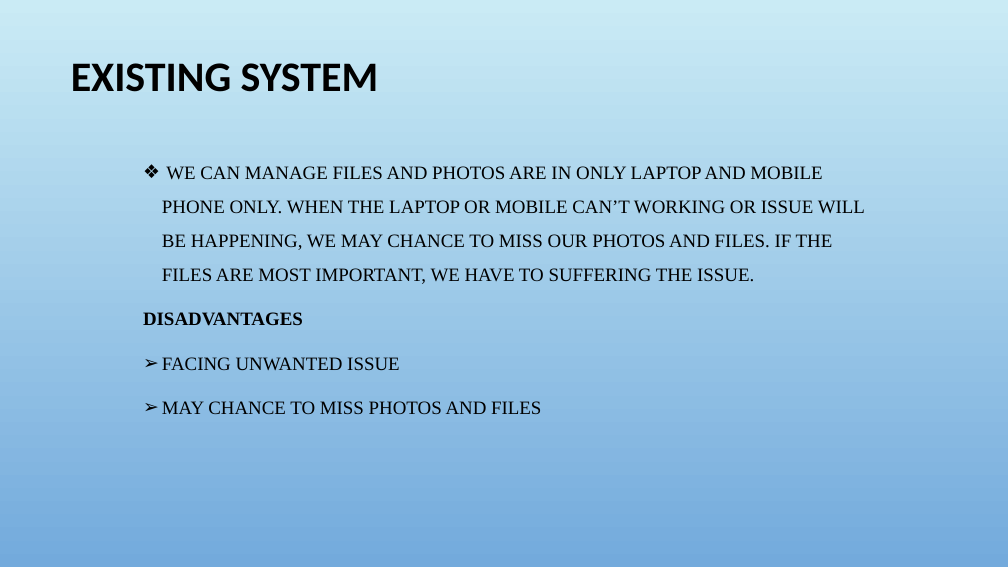
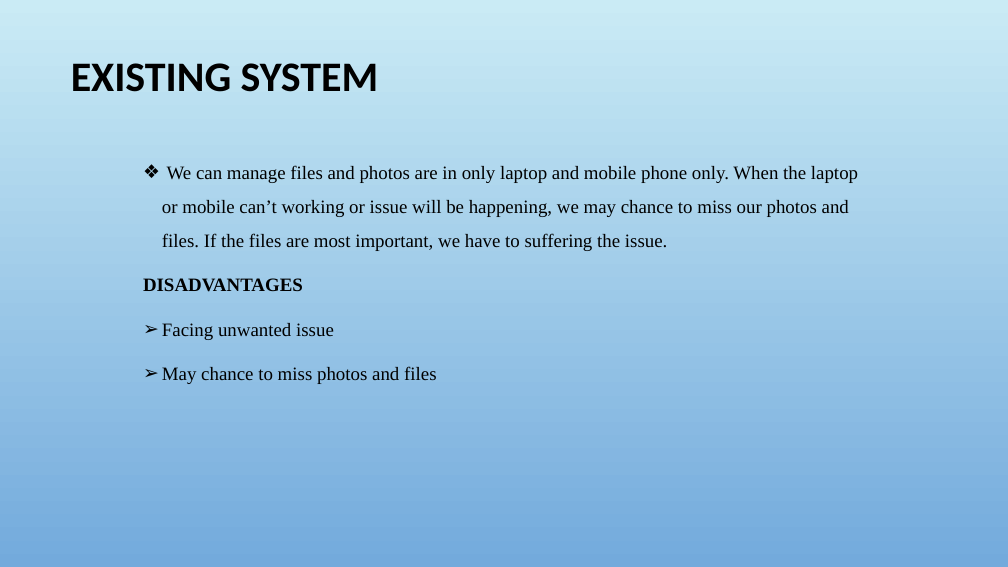
Before and after one commit to gokul18b/2023, a slide deck: slide 6 of batch1/ppt/cloud computing.1.pptx. Drawn at 1008x567 pixels with LibreOffice and Linux fonts; fonts in the diff are those of the drawing; background and template pictures are left out. Boxes give left, top, right and bottom in pixels: in the first picture for what was removed or moved away, otherwise in the second. Text is boxed around its words. In the diff, an @@ line names an element or a change of style, - is before the commit and + after.

```diff
--- a/batch1/ppt/cloud computing.1.pptx
+++ b/batch1/ppt/cloud computing.1.pptx
@@ text at (162,165,858,251): text changed @@
-❖ WE CAN MANAGE FILES AND PHOTOS ARE IN ONLY LAPTOP AND MOBILE PHONE ONLY. WHEN THE LAPTOP OR MOBILE CAN’T WORKING OR ISSUE WILL BE HAPPENING, WE MAY CHANCE TO MISS OUR PHOTOS AND FILES. IF THE FILES ARE MOST IMPORTANT, WE HAVE TO SUFFERING THE ISSUE.
+❖ We can manage files and photos are in only laptop and mobile phone only. When the laptop or mobile can’t working or issue will be happening, we may chance to miss our photos and files. If the files are most important, we have to suffering the issue.
@@ text at (162,323,437,384): text changed @@
-➢ FACING UNWANTED ISSUE
-➢ MAY CHANCE TO MISS PHOTOS AND FILES
+➢ Facing unwanted issue
+➢ May chance to miss photos and files
```
Also in this commit, not shown: 10 other files.
